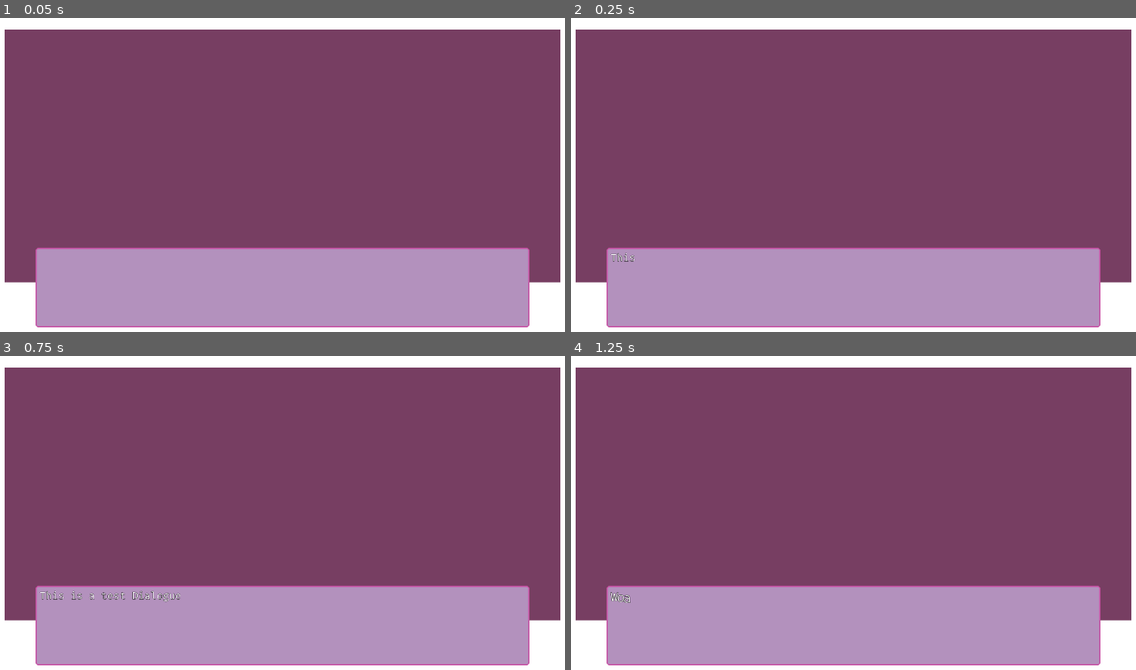
Above: before the commit, frames 1-4 (two rows, left to right).
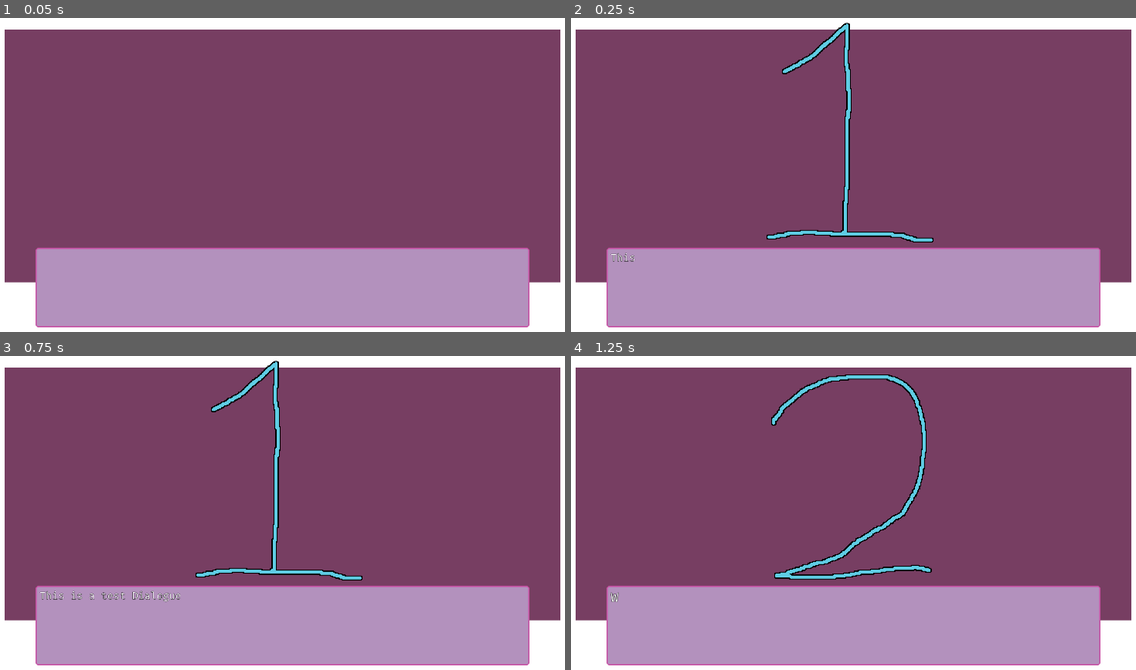
Above: after the commit, the same moments.

Repository: yolkxio/SGD-Dating-Sim
Game: Godot game, scene res://Scenes/Screen.tscn
The game is run twice, just before and just after one commit, with the same random seed, the same clock (stepped at 60 frames per second) and the same inputs.
Inputs:
- Up to frame 1 (0.05 s): no input
- Up to frame 2 (0.25 s): no input
- Up to frame 3 (0.75 s): tap Enter (ui_accept) at 0.5 s
- Up to frame 4 (1.25 s): tap Enter (ui_accept) at 0.77 s

Frame 1 is identical in both runs. In frame 2, 1.4% of the frame differs, in the area x 34-65%, y 1-72%; in frame 3, 1.4%; in frame 4, 2.0%, in the area x 6-64%, y 5-79%.

Commit message:
made the character able to change
can now change character as an effect, just [a'the key to the character image dictionary you want'] and it should just work

Diff:
--- a/dating_sim/Scenes/ProgrammerArthony.tscn
+++ b/dating_sim/Scenes/ProgrammerArthony.tscn
@@ -1,7 +1,6 @@
-[gd_scene load_steps=3 format=3 uid="uid://b4faikeae05u5"]
+[gd_scene load_steps=2 format=3 uid="uid://b4faikeae05u5"]
 
 [ext_resource type="PackedScene" uid="uid://cuysm2kox8jt8" path="res://Scenes/Screen.tscn" id="1_jb6cu"]
-[ext_resource type="Texture2D" uid="uid://dd5joc123yh27" path="res://Assets/Art/Characters/programmerarthony1.png" id="2_sabvf"]
 
 [node name="Control" type="Control"]
 layout_mode = 3
@@ -14,15 +13,4 @@
 [node name="Screen" parent="." instance=ExtResource("1_jb6cu")]
 layout_mode = 1
 
-[node name="TextureRect" type="TextureRect" parent="Screen"]
-layout_mode = 1
-anchors_preset = 5
-anchor_left = 0.5
-anchor_right = 0.5
-offset_left = -320.0
-offset_right = 320.0
-offset_bottom = 810.0
-grow_horizontal = 2
-texture = ExtResource("2_sabvf")
-
 [editable path="Screen"]
--- a/dating_sim/Scenes/Screen.tscn
+++ b/dating_sim/Scenes/Screen.tscn
@@ -36,6 +36,14 @@
 grow_horizontal = 2
 grow_vertical = 2
 color = Color(0.466667, 0.243137, 0.384314, 1)
+
+[node name="Character" type="TextureRect" parent="."]
+custom_minimum_size = Vector2(640, 810)
+layout_mode = 1
+anchors_preset = 5
+anchor_left = 0.5
+anchor_right = 0.5
+grow_horizontal = 2
 
 [node name="TextContainer" type="Control" parent="."]
 layout_mode = 1
--- a/dating_sim/Scripts/Resources/PA.tres
+++ b/dating_sim/Scripts/Resources/PA.tres
@@ -13,10 +13,10 @@
 character_id = "PA"
 dialogue_text_files = Array[String](["res://Assets/Text/Test Dialogue.txt", "res://Assets/Text/testchoiceA.txt", "res://Assets/Text/testchoiceB.txt"])
 character_images = {
-"four": ExtResource("4_jkc0y"),
-"one": ExtResource("1_yd68a"),
-"three": ExtResource("3_x1m1b"),
-"two": ExtResource("2_j1k4k")
+"angry": ExtResource("2_j1k4k"),
+"happy": ExtResource("4_jkc0y"),
+"normal": ExtResource("1_yd68a"),
+"sad": ExtResource("3_x1m1b")
 }
 character_sounds = {
 "talking": ExtResource("5_yd68a")
--- a/dating_sim/Scripts/TestText.gd
+++ b/dating_sim/Scripts/TestText.gd
@@ -224,7 +224,8 @@
 		"delay": 0,
 		"jitter": 0,
 		"shake": 0,
-		"wiggle": 0
+		"wiggle": 0,
+		"change_image": ""
 	}
 
 	var effect_parts = effect_str.split(",")
@@ -267,6 +268,9 @@
 		var number_str = effect_str.substr(1)
 		var wiggle_intensity = number_str.to_int() if number_str != "" else 5
 		effects["wiggle"] = wiggle_intensity
+	elif effect_str.begins_with("a'") and effect_str.ends_with("'"):
+		var image_key = effect_str.substr(2, effect_str.length() - 3)
+		effects["change_image"] = image_key
 
 func play_sound():
 	if character_data and audio_player:
@@ -810,6 +814,12 @@
 	if is_word_mode and position < current_segment_word_positions.size():
 		text_pos = current_segment_word_positions[position]
 
+	for effect_change in current_segment_effects:
+		if effect_change.position <= text_pos:
+			var image_key = effect_change.effects.get("change_image", "")
+			if image_key != "":
+				change_image(image_key)
+
 	var current_ripple_value = 0
 	for effect_change in current_segment_effects:
 		if effect_change.position <= text_pos:
@@ -906,6 +916,14 @@
 			"active": true
 		}
 		wiggle_effects.append(wiggle_data)
+
+func change_image(image_key: String):
+	if character_data:
+		var character_texture = character_data.character_images.get(image_key)
+		if character_texture:
+			var character_rect = $Character
+			if character_rect and character_rect is TextureRect:
+				character_rect.texture = character_texture
 
 func _update_effects():
 	var current_time = Time.get_ticks_msec()
@@ -962,10 +980,6 @@
 		choice_container.size.y = total_height
 
 func create_choice_buttons():
-	if not choice_vbox:
-		print("ERROR: Choice VBox is null! Cannot create choice buttons.")
-		return
-
 	for i in range(choice_options.size()):
 		var button = Button.new()
 		button.text = choice_options[i]
Not shown, changed: dating_sim/Assets/Text/Test Dialogue.txt
